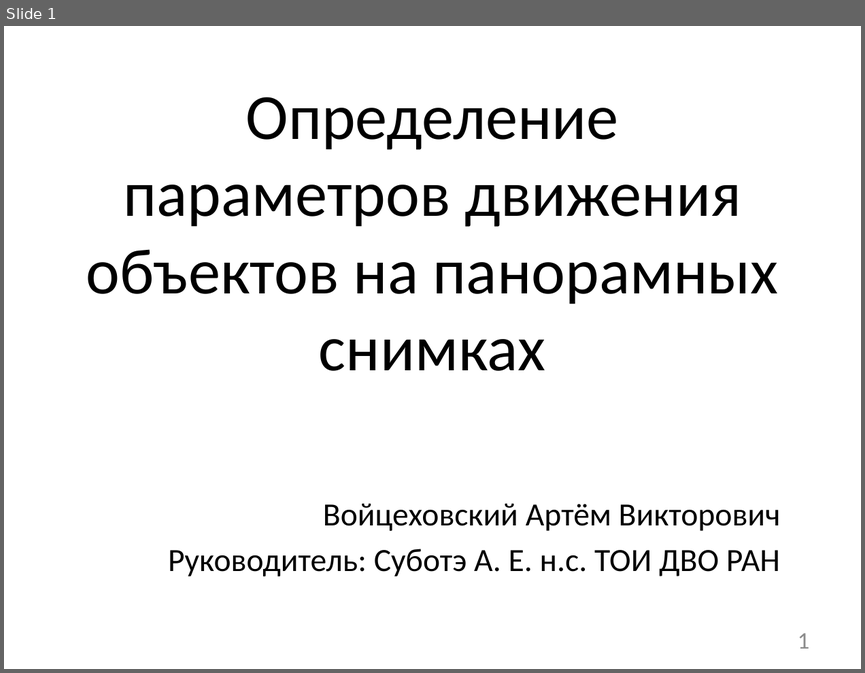
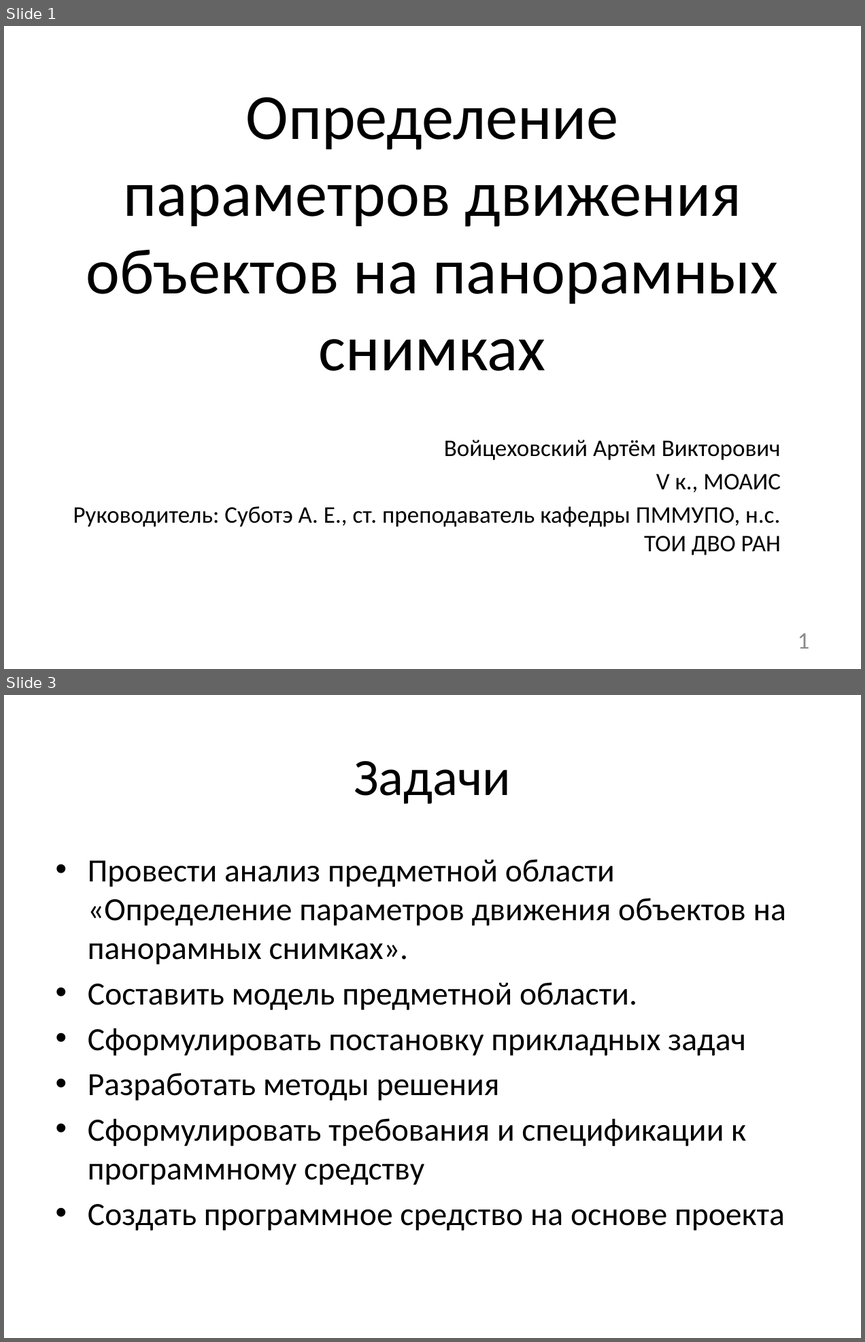
Before and after one commit to NecroArt/Diploma, a slide deck: docs/parts/conference.pptx. Shown one above the other, each under a label of ours: slide 1 before the commit, slides 1 and 3 after it; the slides between them are not shown. The pictures are 865x673 and 865x1342 pixels, drawn with LibreOffice and Linux fonts; fonts in the diff are those of the drawing. Boxes give left, top, right and bottom in pixels: in the first picture for what was removed or moved away, otherwise in the second. Text is boxed around its words. In the diff, an @@ line names an element or a change of style, - is before the commit and + after.

```diff
--- a/docs/parts/conference.pptx
+++ b/docs/parts/conference.pptx
@@ slide 3 added at box(4, 695, 861, 1338), background #FFFFFF @@
@@ title added at box(354, 761, 511, 804), 44 pt, text #000000 @@
+Задачи
@@ text added at box(88, 859, 786, 1230), 27.2 pt, text #000000 @@
+• Провести анализ предметной области «Определение параметров движения объектов на панорамных снимках».
+• Составить модель предметной области.
+• Сформулировать постановку прикладных задач
+• Разработать методы решения
+• Сформулировать требования и спецификации к программному средству
+• Создать программное средство на основе проекта
@@ slide 1 changed as well @@
@@ subtitle "Войцеховский Артём Викторович": place and size @@
-subtitle "Войцеховский Артём Викторович" at box(168, 503, 781, 576)
+subtitle "Войцеховский Артём Викторович" at box(73, 439, 781, 555)
@@ subtitle at box(444, 439, 781, 460): size 27.2 to 20 pt in "Войцеховский Артём Викторович"; less space between paragraphs @@
@@ subtitle at box(73, 473, 781, 555): text changed; size 27.2 to 20 pt @@
-Руководитель: Суботэ А. Е. н.с. ТОИ ДВО РАН
+V к., МОАИС
+Руководитель: Суботэ А. Е., ст. преподаватель кафедры ПММУПО, н.с. ТОИ ДВО РАН
```
Also in this commit, not shown: 11 other slides added, 2 slides removed, 7 other files.
